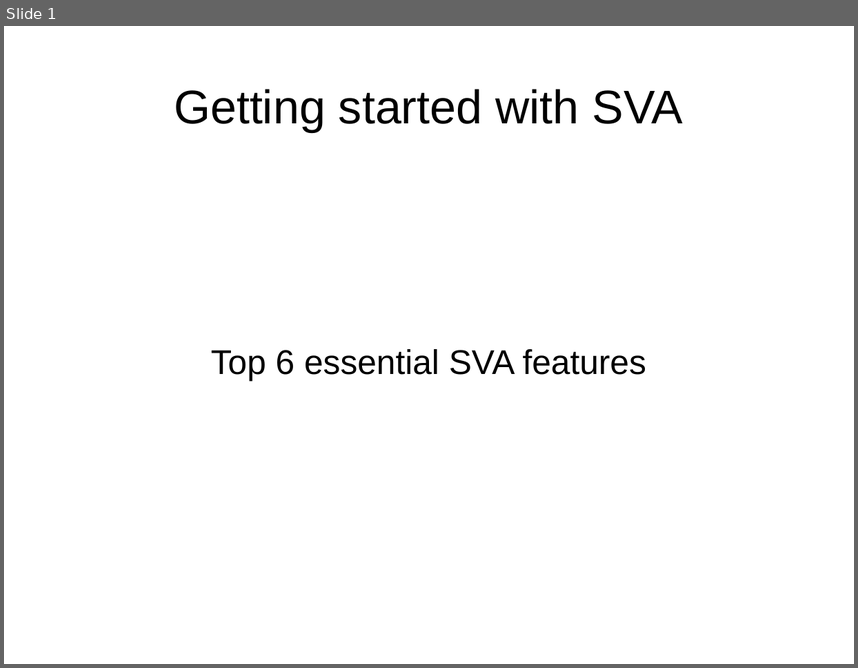
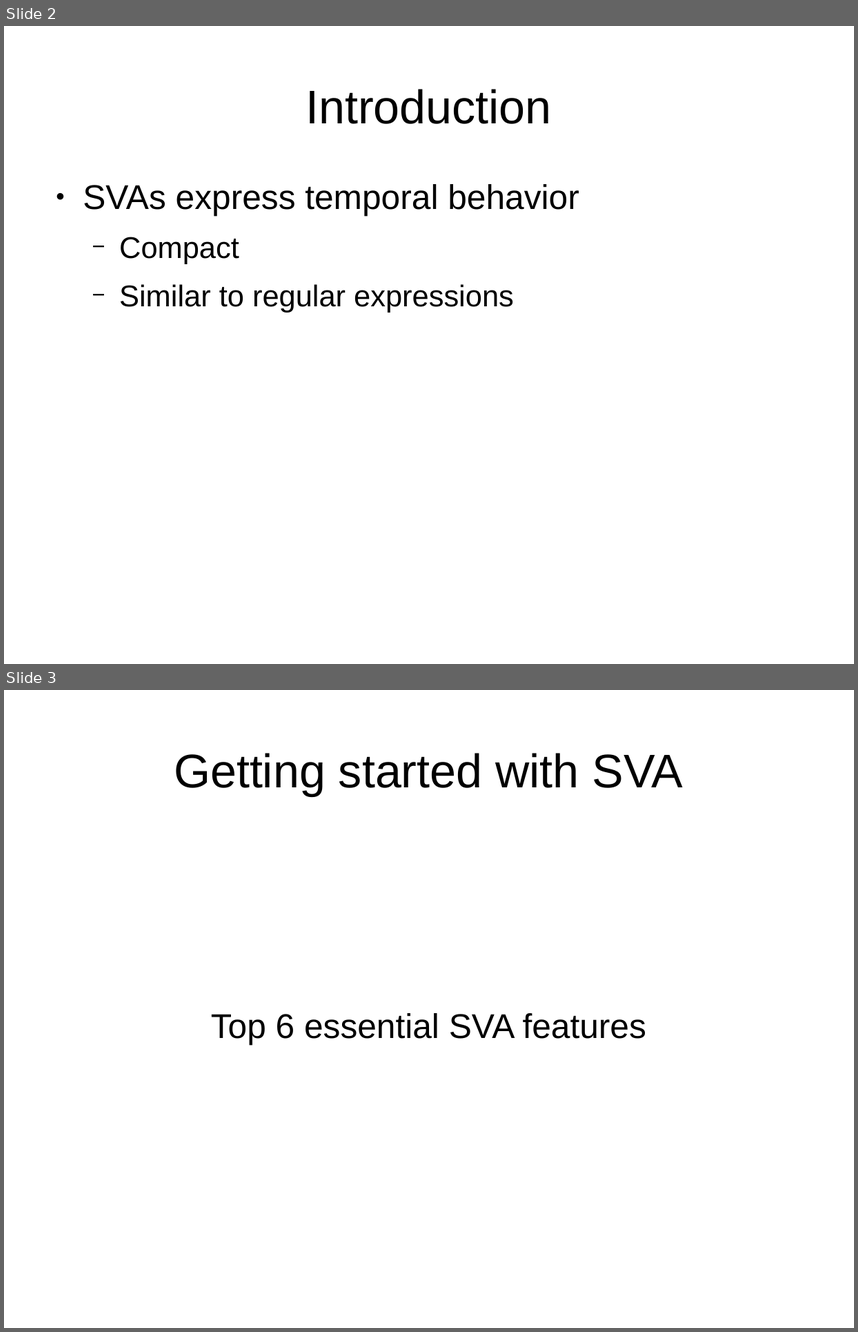
Before and after one commit to verification-gentleman-blog/getting-started-with-sva, a slide deck: presentation.odp. Shown one above the other, each under a label of ours: slide 1 before the commit, slides 2 and 3 after it. The pictures are 858x668 and 858x1332 pixels, drawn with LibreOffice and Linux fonts; fonts in the diff are those of the drawing. Boxes give left, top, right and bottom in pixels: in the first picture for what was removed or moved away, otherwise in the second. Text is boxed around its words. In the diff, an @@ line names an element or a change of style, - is before the commit and + after.

Commit message:
Add intro section

```diff
--- a/presentation.odp
+++ b/presentation.odp
@@ slide 2 added at (x1=4, y1=26, x2=854, y2=664), background #FFFFFF @@
@@ title added at (x1=306, y1=89, x2=552, y2=124), 44 pt, text #000000 @@
+Introduction
@@ text added at (x1=83, y1=184, x2=579, y2=312), 28 pt, text #000000 @@
+● SVAs express temporal behavior
+  − Compact
+  − Similar to regular expressions
@@ what was slide 1 is now slide 3 @@
```
Also in this commit, not shown: 1 other slide added.
